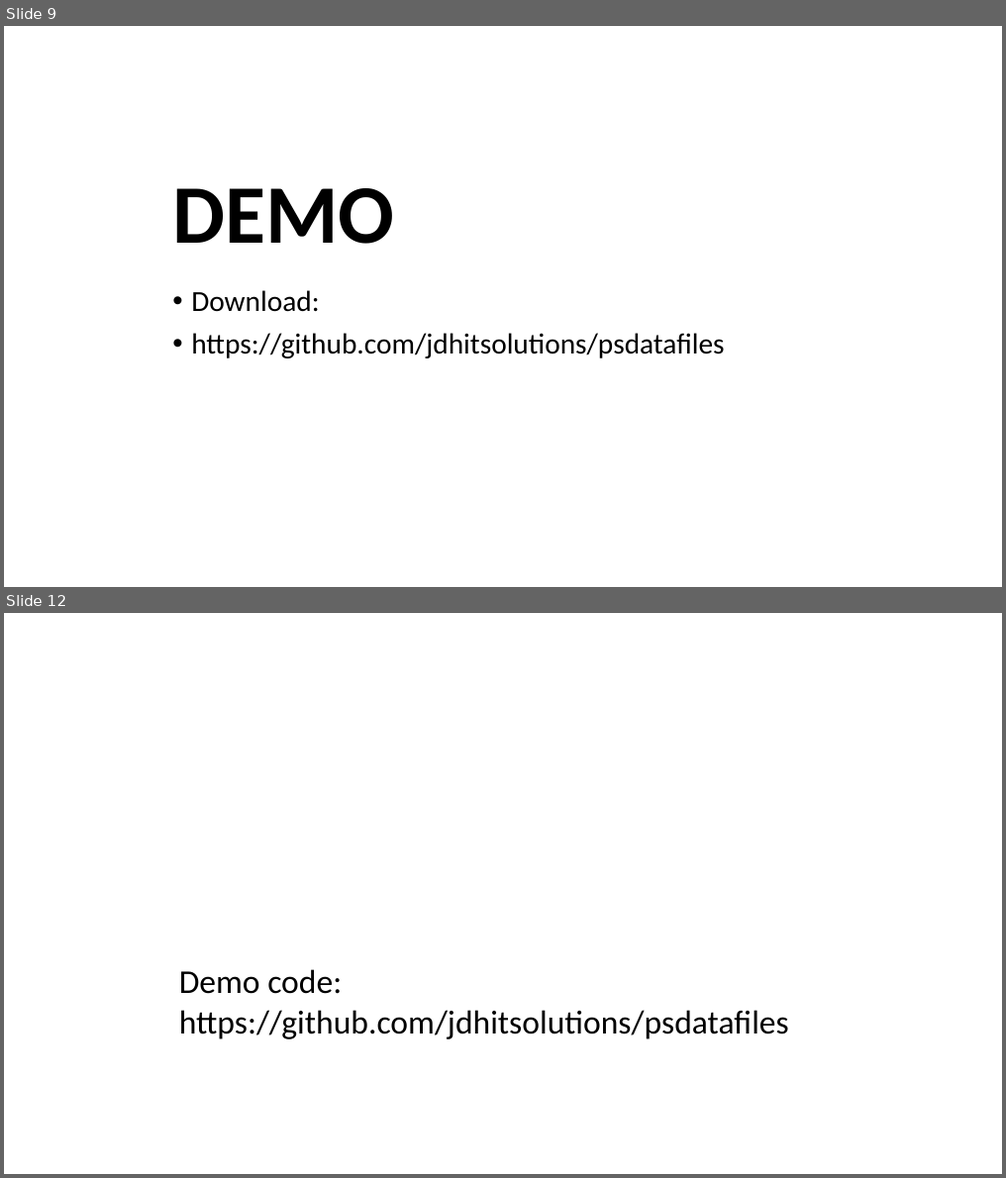
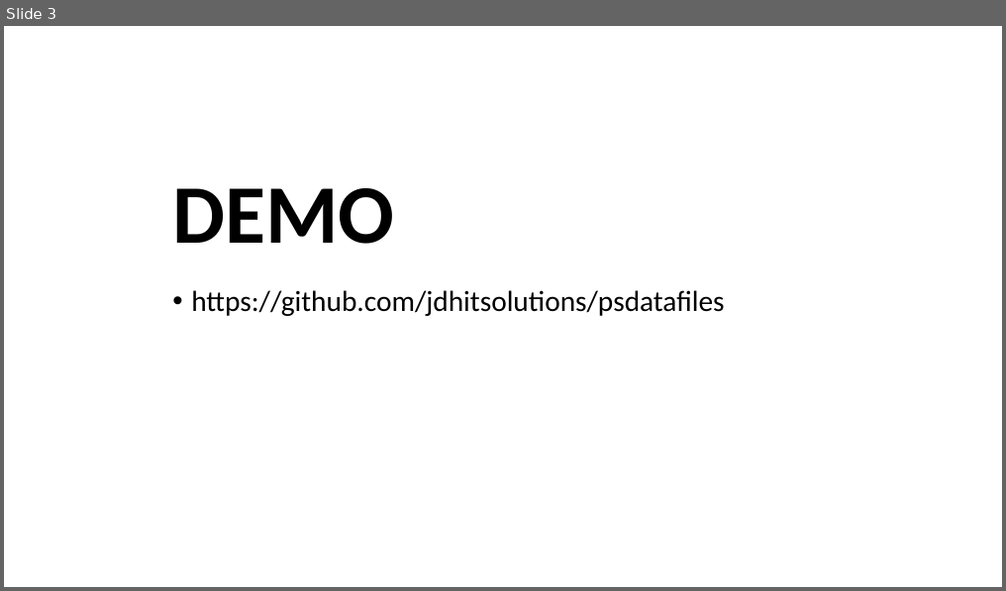
Before and after one commit to jdhitsolutions/psdatafiles, a slide deck: PowerShell-DataFiles.pptx. Shown one above the other, each under a label of ours: slides 9 and 12 before the commit, slide 3 after it; the slides between them are not shown. The pictures are 1006x1178 and 1006x591 pixels, drawn with LibreOffice and Linux fonts; fonts in the diff are those of the drawing; background and template pictures are left out. Boxes give left, top, right and bottom in pixels: in the first picture for what was removed or moved away, otherwise in the second. Text is boxed around its words. In the diff, an @@ line names an element or a change of style, - is before the commit and + after.

Commit message:
added demo5

```diff
--- a/PowerShell-DataFiles.pptx
+++ b/PowerShell-DataFiles.pptx
@@ slide 12 removed at (4, 613, 1002, 1174), background picture (left out) @@
@@ text removed at (179, 969, 789, 1040) @@
-Demo code:
-https://github.com/jdhitsolutions/psdatafiles
@@ what was slide 9 is now slide 3 @@
@@ slide 3 changed as well @@
@@ text at (191, 290, 319, 312): paragraph removed @@
-• Download:
```
Also in this commit, not shown: 1 other slide changed, 1 slide added, 10 other slides removed, 7 other files.
